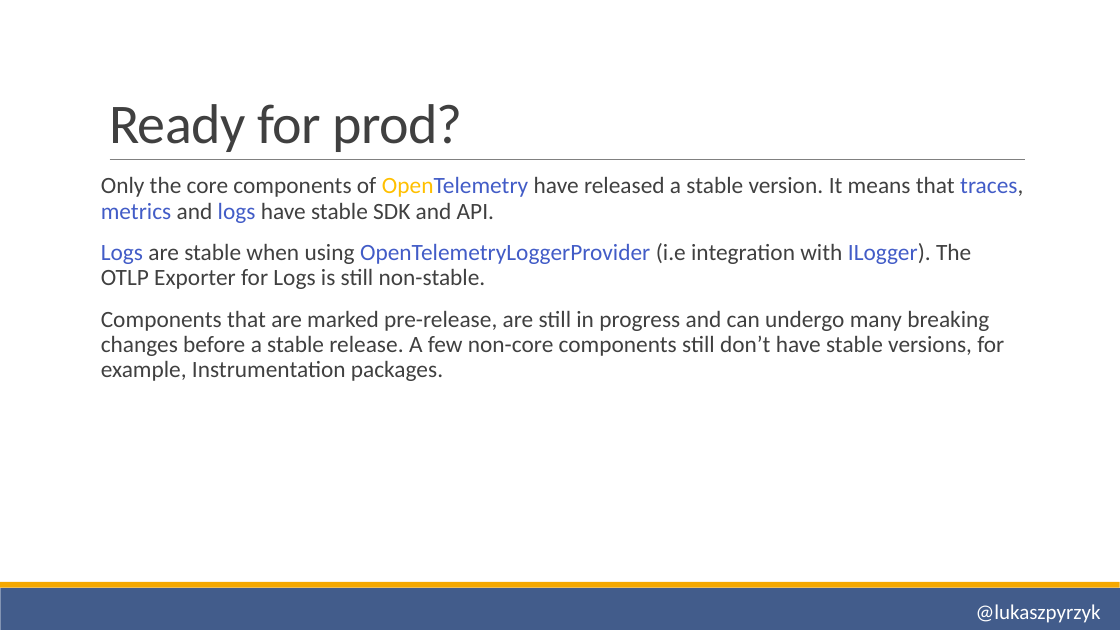
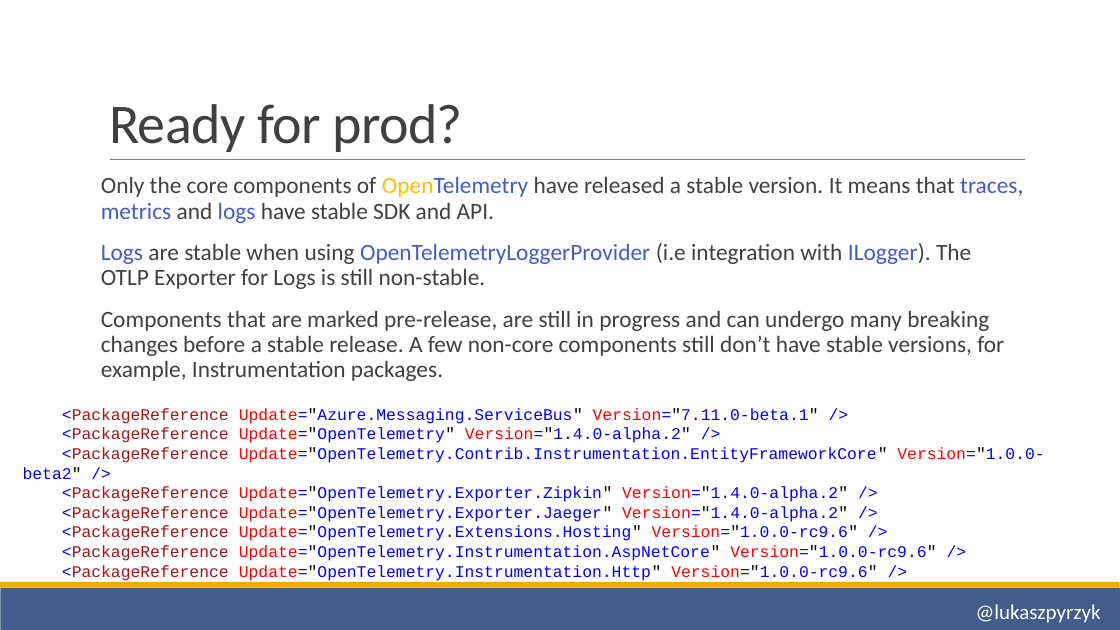
Before and after one commit to lukasz-pyrzyk/opentelemetry-demo, a slide deck: slide 24 of OpenTelemetry.pptx. Drawn at 1120x630 pixels with LibreOffice and Linux fonts; fonts in the diff are those of the drawing. Boxes give left, top, right and bottom in pixels: in the first picture for what was removed or moved away, otherwise in the second. Text is boxed around its words. In the diff, an @@ line names an element or a change of style, - is before the commit and + after.

Commit message:
And more fixes...

```diff
--- a/OpenTelemetry.pptx
+++ b/OpenTelemetry.pptx
@@ text added at box(23, 408, 1044, 581), 14 pt, text #0000FF @@
+<PackageReference Update="Azure.Messaging.ServiceBus" Version="7.11.0-beta.1" />
+<PackageReference Update="OpenTelemetry" Version="1.4.0-alpha.2" />
+<PackageReference Update="OpenTelemetry.Contrib.Instrumentation.EntityFrameworkCore" Version="1.0.0-beta2" />
+<PackageReference Update="OpenTelemetry.Exporter.Zipkin" Version="1.4.0-alpha.2" />
+<PackageReference Update="OpenTelemetry.Exporter.Jaeger" Version="1.4.0-alpha.2" />
+<PackageReference Update="OpenTelemetry.Extensions.Hosting" Version="1.0.0-rc9.6" />
+<PackageReference Update="OpenTelemetry.Instrumentation.AspNetCore" Version="1.0.0-rc9.6" />
+<PackageReference Update="OpenTelemetry.Instrumentation.Http" Version="1.0.0-rc9.6" />
```
Also in this commit, not shown: 3 other slides changed.
